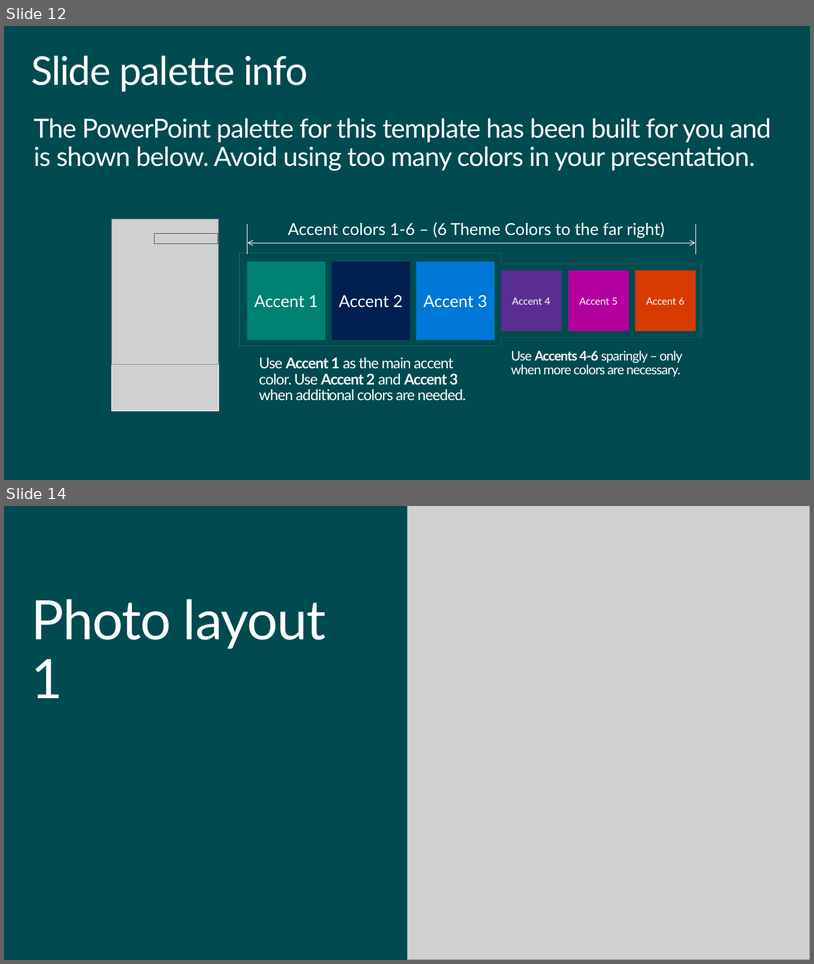
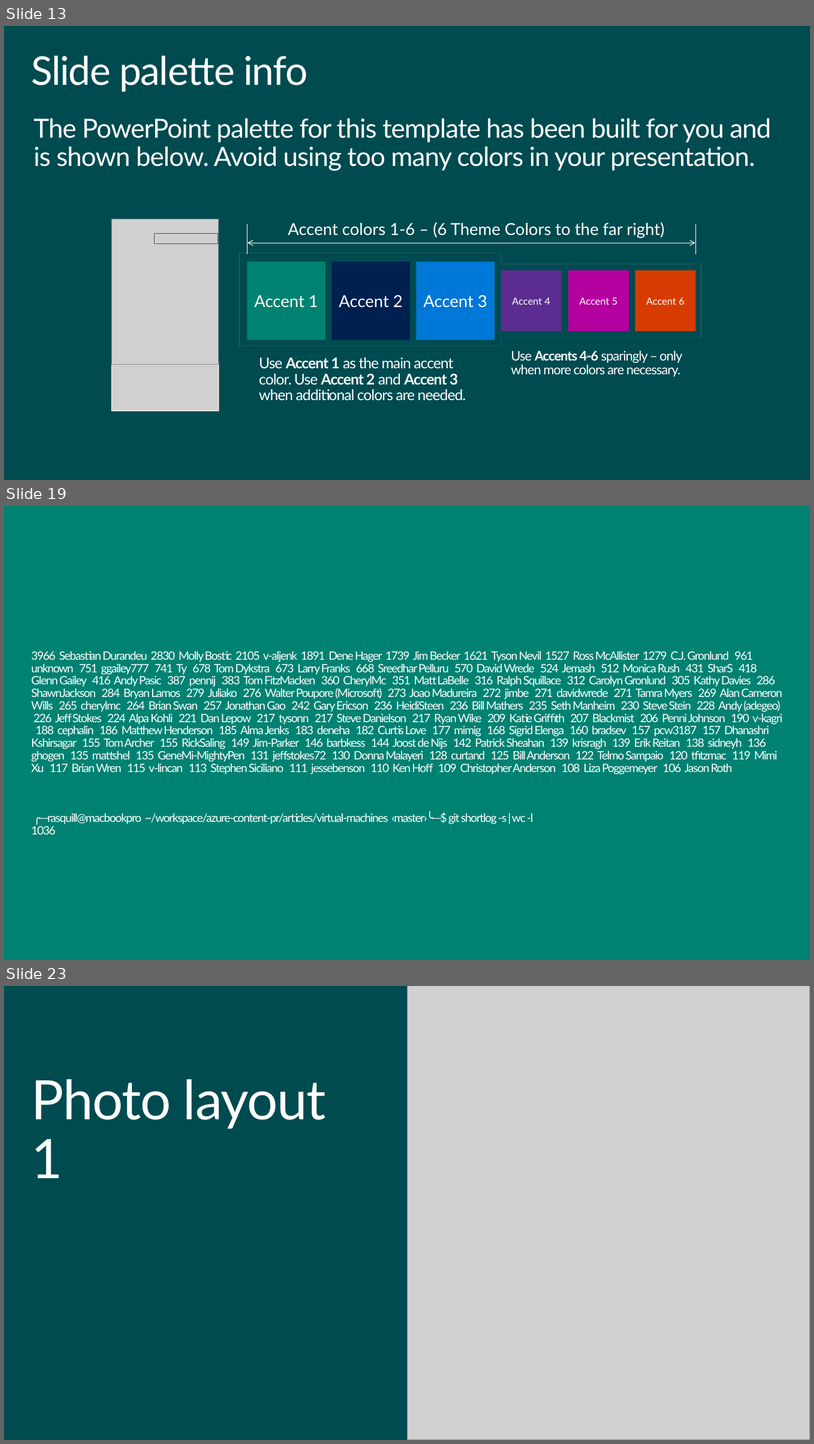
Before and after one commit to squillace/presentations, a slide deck: idw-2015/Content Matters-Open Authoring and Collaboration Across Disciplines.pptx. Shown one above the other, each under a label of ours: slides 12 and 14 before the commit, slides 13, 19 and 23 after it; the slides between them are not shown. The pictures are 814x964 and 814x1444 pixels, drawn with LibreOffice and Linux fonts; fonts in the diff are those of the drawing; grey boxes stand for pictures; background and template pictures are left out. Boxes give left, top, right and bottom in pixels: in the first picture for what was removed or moved away, otherwise in the second. Text is boxed around its words. In the diff, an @@ line names an element or a change of style, - is before the commit and + after.

```diff
--- a/idw-2015/Content Matters-Open Authoring and Collaboration Across Disciplines.pptx
+++ b/idw-2015/Content Matters-Open Authoring and Collaboration Across Disciplines.pptx
@@ slide 19 added at (x1=4, y1=506, x2=810, y2=960), background #008272 @@
@@ title added at (x1=31, y1=651, x2=783, y2=834), 14 pt, text #FFFFFF @@
+3966 Sebastian Durandeu 2830 Molly Bostic 2105 v-aljenk 1891 Dene Hager 1739 Jim Becker 1621 Tyson Nevil 1527 Ross McAllister 1279 C.J. Gronlund 961 unknown 751 ggailey777 741 Ty 678 Tom Dykstra 673 Larry Franks 668 Sreedhar Pelluru 570 David Wrede 524 Jemash 512 Monica Rush 431 SharS 418 Glenn Gailey 416 Andy Pasic 387 pennij 383 Tom FitzMacken 360 CherylMc 351 Matt LaBelle 316 Ralph Squillace 312 Carolyn Gronlund 305 Kathy Davies 286 ShawnJackson 284 Bryan Lamos 279 Juliako 276 Walter Poupore (Microsoft) 273 Joao Madureira 272 jimbe 271 davidwrede 271 Tamra Myers 269 Alan Cameron Wills 265 cherylmc 264 Brian Swan 257 Jonathan Gao 242 Gary Ericson 236 HeidiSteen 236 Bill Mathers 235 Seth Manheim 230 Steve Stein 228 Andy (adegeo) 226 Jeff Stokes 224 Alpa Kohli 221 Dan Lepow 217 tysonn 217 Steve Danielson 217 Ryan Wike 209 Katie Griffith 207 Blackmist 206 Penni Johnson 190 v-kagri 188 cephalin 186 Matthew Henderson 185 Alma Jenks 183 deneha 182 Curtis Love 177 mimig 168 Sigrid Elenga 160 bradsev 157 pcw3187 157 Dhanashri Kshirsagar 155 Tom Archer 155 RickSaling 149 Jim-Parker 146 barbkess 144 Joost de Nijs 142 Patrick Sheahan 139 krisragh 139 Erik Reitan 138 sidneyh 136 ghogen 135 mattshel 135 GeneMi-MightyPen 131 jeffstokes72 130 Donna Malayeri 128 curtand 125 Bill Anderson 122 Telmo Sampaio 120 tfitzmac 119 Mimi Xu 117 Brian Wren 115 v-lincan 113 Stephen Siciliano 111 jessebenson 110 Ken Hoff 109 Christopher Anderson 108 Liza Poggemeyer 106 Jason Roth
+╭─rasquill@macbookpro ~/workspace/azure-content-pr/articles/virtual-machines ‹master›╰─$ git shortlog -s | wc -l
+1036
@@ what was slide 12 is now slide 13 @@
@@ what was slide 14 is now slide 23 @@
```
Also in this commit, not shown: 2 slides changed, 9 other slides added, 1 slide removed.
